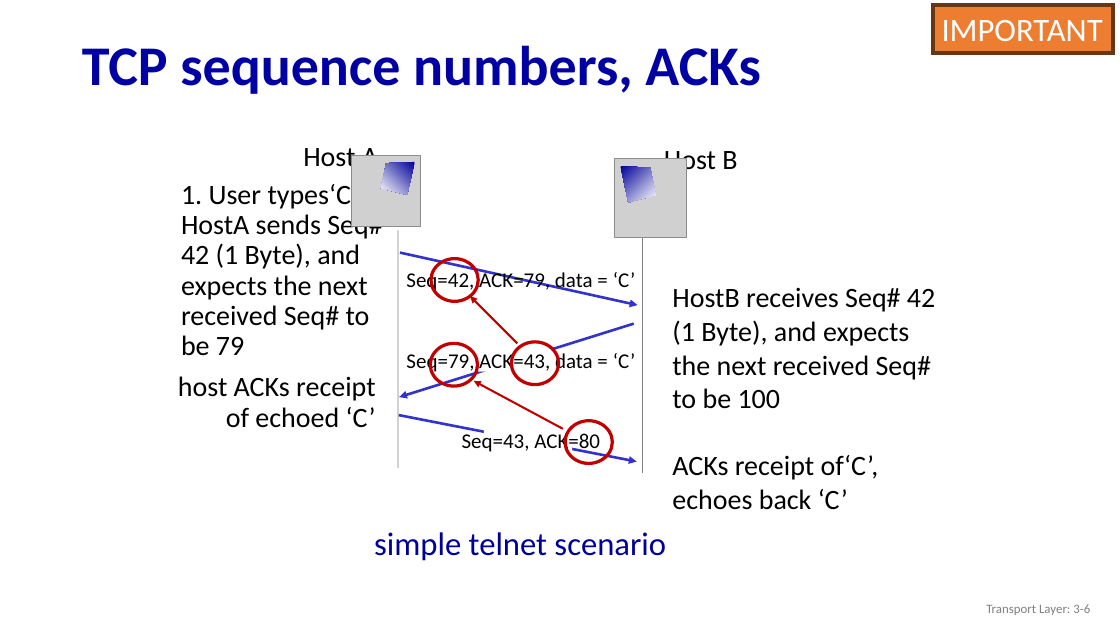
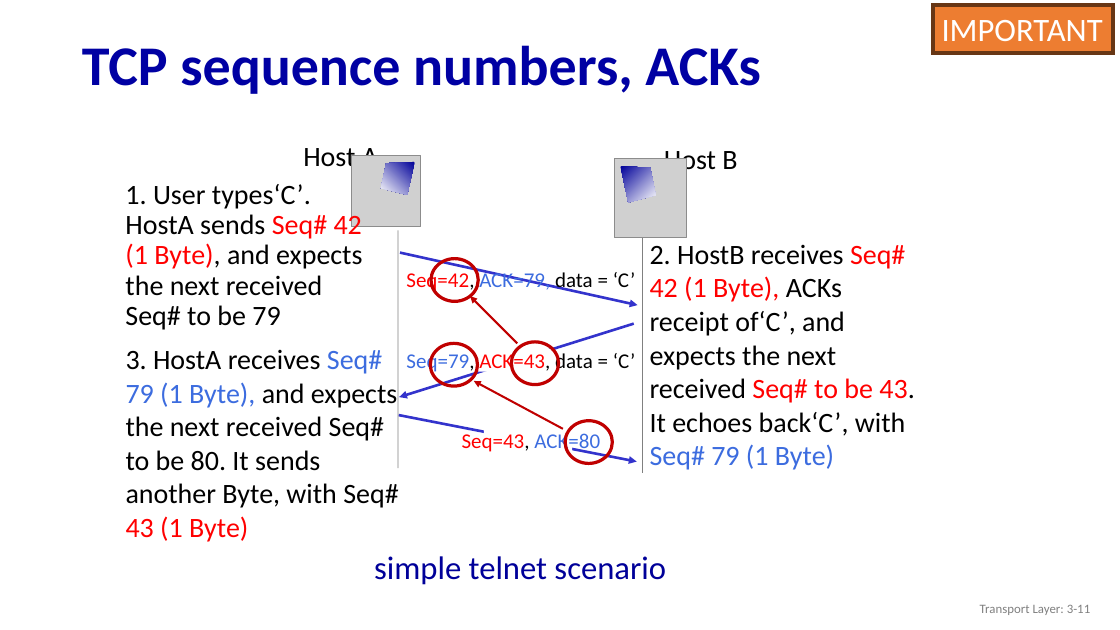
Before and after one commit to guhofstra/CSC175, a slide deck: slide 11 of PPTs/3.5 TCP.pptx (slide 6 before the commit). Drawn at 1120x630 pixels with LibreOffice and Linux fonts; fonts in the diff are those of the drawing; grey boxes stand for pictures. Boxes give left, top, right and bottom in pixels: in the first picture for what was removed or moved away, otherwise in the second. Text is boxed around its words. In the diff, an @@ line names an element or a change of style, - is before the commit and + after.

```diff
--- a/PPTs/3.5 TCP.pptx
+++ b/PPTs/3.5 TCP.pptx
@@ text "1. User types‘C’. HostA sends ...": place and size @@
-text "1. User types‘C’. HostA sends ..." at (181,181,382,355)
+text "1. User types‘C’. HostA sends ..." at (125,184,362,330)
@@ text "1. User types‘C’. HostA sends ..." at (125,184,362,330): text colour #000000 to #FF0000 in "Seq# 42 (1 Byte)," @@
@@ text "Seq=42, ACK=79, data = ‘C’" at (406,269,636,293): text colour #000000 to #FF0000 in "Seq=42,"; text colour #000000 to #3C6CDF in "ACK=79," @@
@@ text at (650,245,915,470): text changed @@
-HostB receives Seq# 42 (1 Byte), and expects the next received Seq# to be 100
-ACKs receipt of‘C’, echoes back ‘C’
+2. HostB receives Seq# 42 (1 Byte), ACKs receipt of‘C’, and expects the next received Seq# to be 43. It echoes back‘C’, with Seq# 79 (1 Byte)
@@ text added at (126,350,398,542), 24 pt, text #000000 @@
+3. HostA receives Seq# 79 (1 Byte), and expects the next received Seq# to be 80. It sends another Byte, with Seq# 43 (1 Byte)
@@ text "Seq=79, ACK=43, data = ‘C’" at (406,350,636,374): text colour #000000 to #3C6CDF in "Seq=79,"; text colour #000000 to #FF0000 in "ACK=43," @@
@@ text removed at (178,376,376,428) @@
-host ACKs receipt of echoed ‘C’
@@ text "Seq=43, ACK=80" at (462,431,600,455): text colour #000000 to #FF0000 in "Seq=43,"; text colour #000000 to #3C6CDF in "ACK=80" @@
@@ text "simple telnet scenario": place and size @@
-text "simple telnet scenario" at (374,532,666,561)
+text "simple telnet scenario" at (374,556,666,585)
@@ text at (980,605,1090,615): text changed @@
-Transport Layer: 3-6
+Transport Layer: 3-11
```
Also in this commit, not shown: 1 slide removed, 3 other files.
